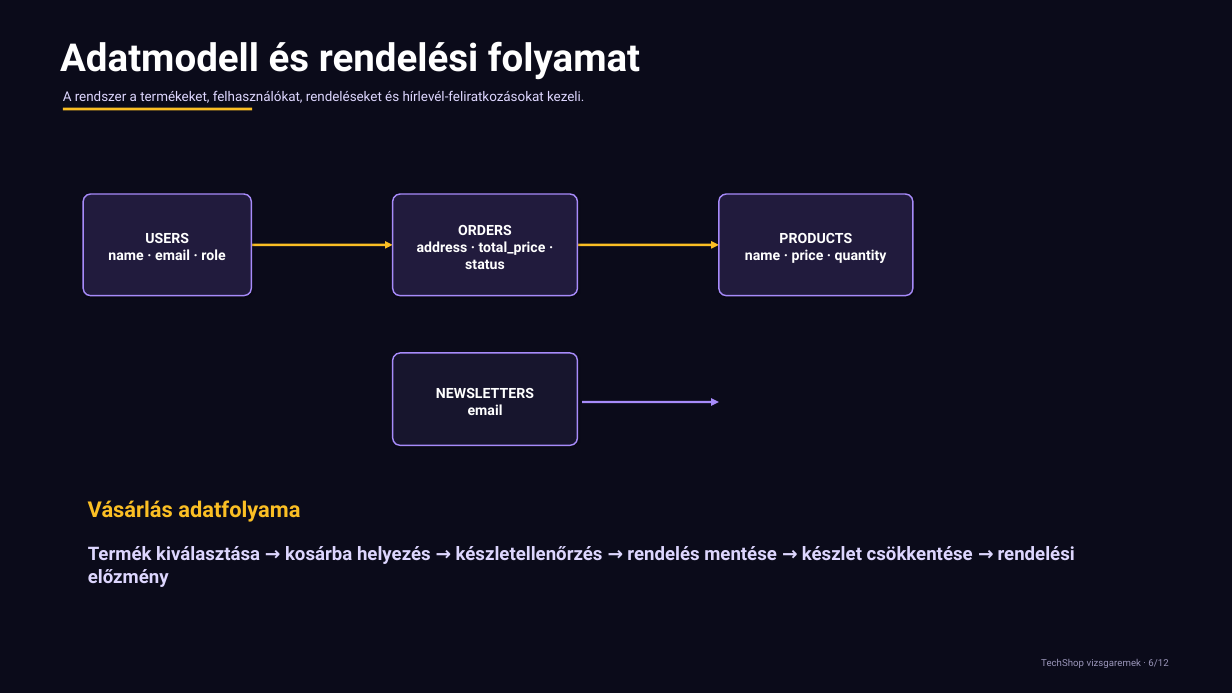
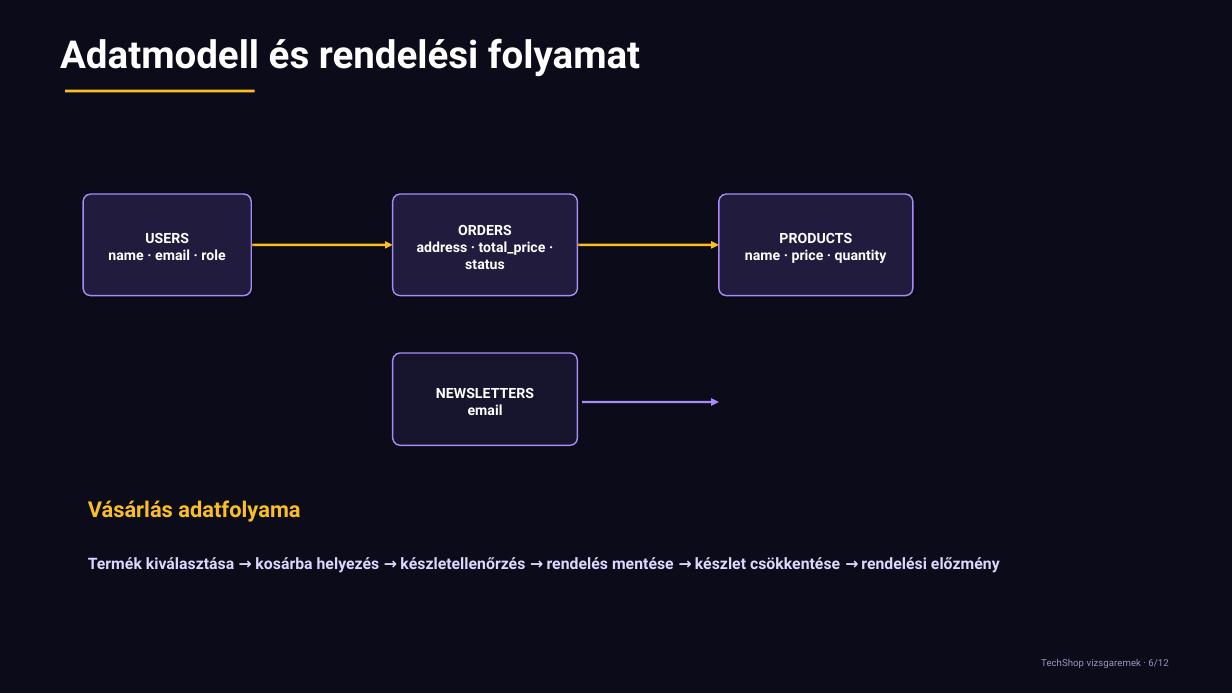
Before and after one commit to Ar3sz20/TechShop, a slide deck: slide 8 of TechShop_prezentacio.pptx (slide 6 before the commit). Drawn at 1232x693 pixels with LibreOffice and Linux fonts; fonts in the diff are those of the drawing. Boxes give left, top, right and bottom in pixels: in the first picture for what was removed or moved away, otherwise in the second. Text is boxed around its words. In the diff, an @@ line names an element or a change of style, - is before the commit and + after.

```diff
--- a/TechShop_prezentacio.pptx
+++ b/TechShop_prezentacio.pptx
@@ text "Adatmodell és rendelési folyamat" at (60,38,640,77): line spacing 1 to 0.9 @@
@@ text removed at (63,90,584,103) @@
-A rendszer a termékeket, felhasználókat, rendeléseket és hírlevél-feliratkozásokat kezeli.
@@ line moved from (63, 109) - (252, 109) to (66, 91) - (255, 91) @@
@@ text "Termék kiválasztása → kosárba helyezés ..." at (88,557,1000,573): size 14.5 to 12.3 pt; line spacing 1 to 0.9 @@
```
Also in this commit, not shown: 10 other slides changed.
